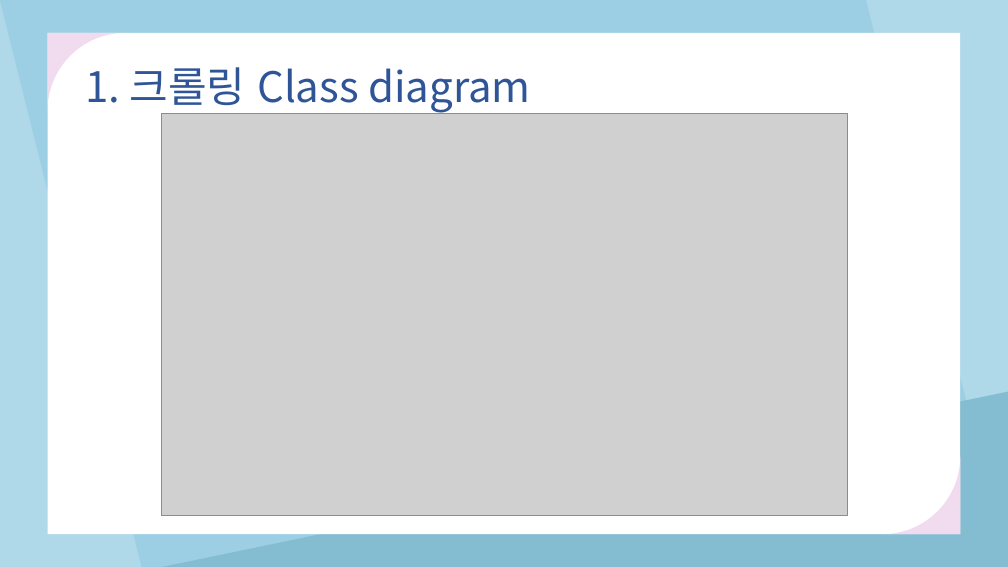
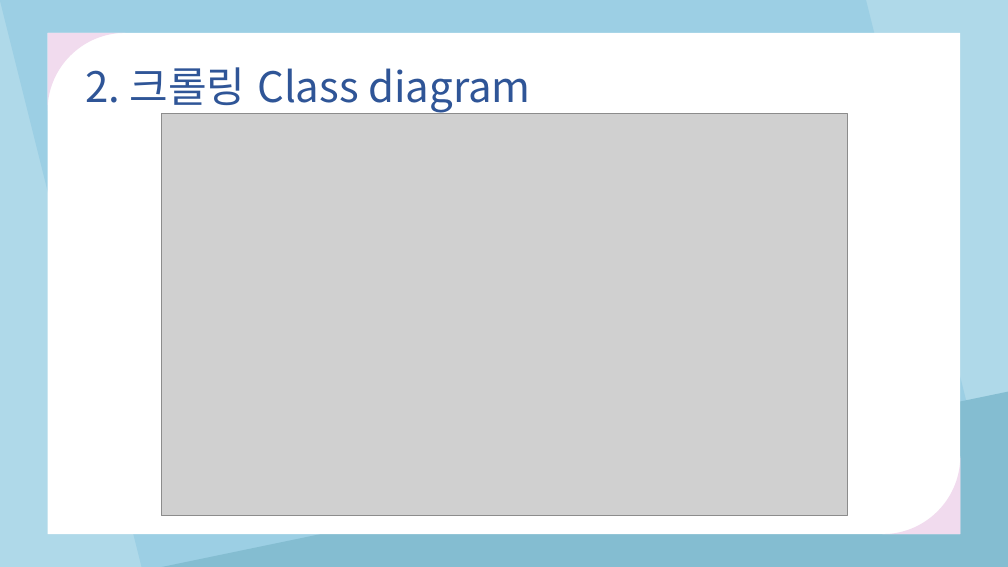
Before and after one commit to tjdghks994/instagram_crawler, a slide deck: slide 17 of 학부연구생발표(200131).pptx (slide 15 before the commit). Drawn at 1008x567 pixels with LibreOffice and Linux fonts; fonts in the diff are those of the drawing; grey boxes stand for pictures. Boxes give left, top, right and bottom in pixels: in the first picture for what was removed or moved away, otherwise in the second. Text is boxed around its words. In the diff, an @@ line names an element or a change of style, - is before the commit and + after.

```diff
--- a/학부연구생발표(200131).pptx
+++ b/학부연구생발표(200131).pptx
@@ text at bbox=[85, 67, 530, 113]: text changed @@
-1. 크롤링 Class diagram
+2. 크롤링 Class diagram
```
Also in this commit, not shown: 16 other slides changed, 5 slides added.
